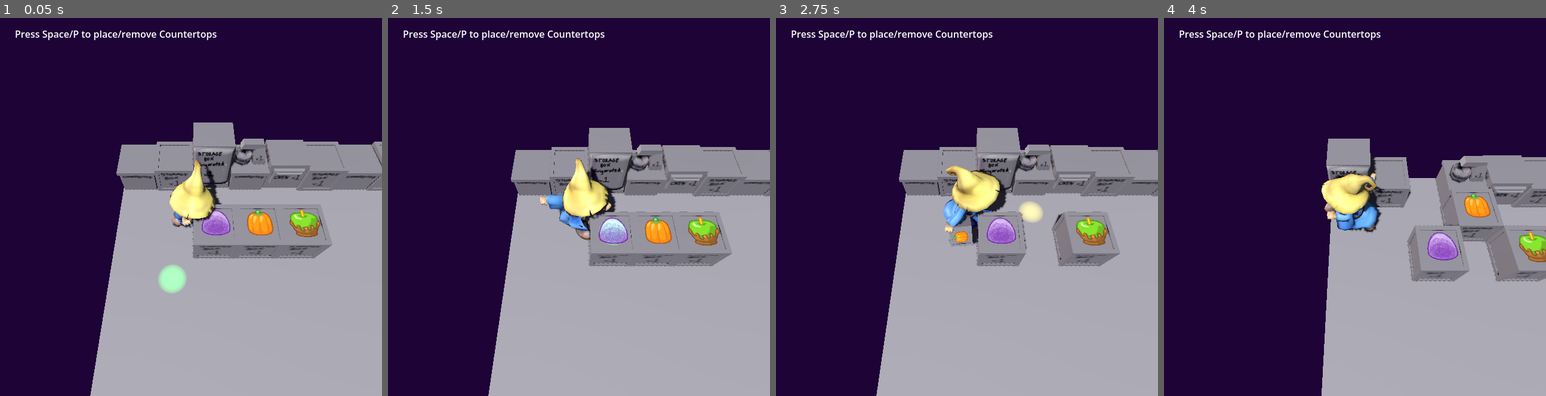
Above: before the commit, frames 1-4 (left to right).
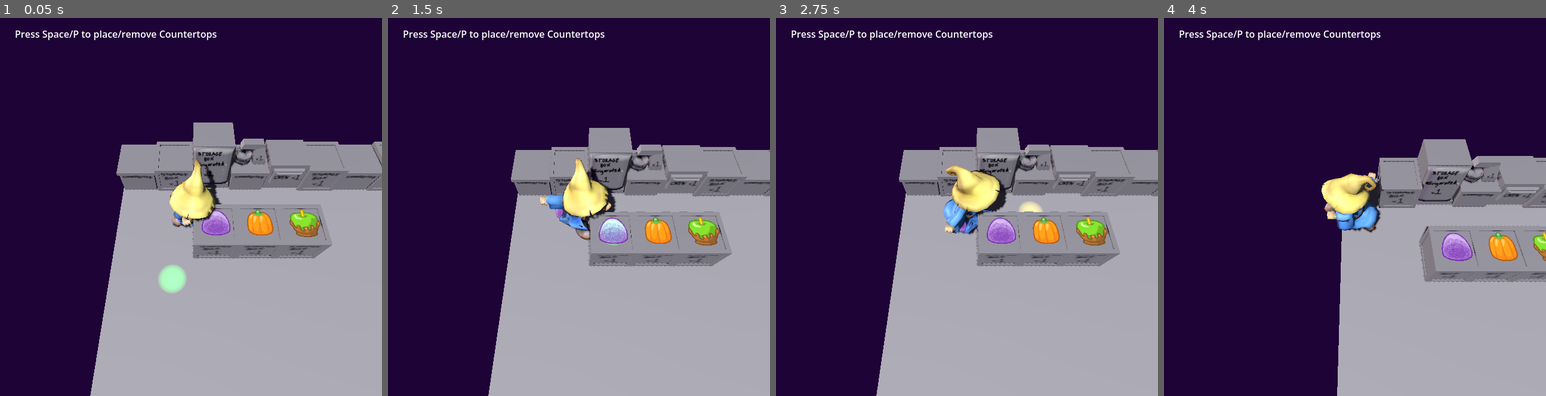
Above: after the commit, the same moments.

Repository: AdmiralPotato/halloween_game_2026
Game: Godot game, scene res://map/TilemapTest.tscn
Same seed, same stepped clock (60 frames per second), same inputs: the game is played once before the commit and once after it.
Inputs (mouse positions are in pixels of both pictures, inside the frame that each line leads up to):
- Up to frame 1 (0.05 s): no input
- Up to frame 2 (1.5 s): tap Space at 0.5, 1.25 s; move the mouse to (663, 184) at 0.52 s; hold Right (move_right) 0.53-1.28 s; tap P (pickup) at 0.6, 1.35 s; move the mouse to (502, 225) at 1.27 s; hold Down (move_down) from 1.28 s (still down)
- Up to frame 3 (2.75 s): tap Space at 2 s; move the mouse to (1005, 120) at 2.02 s; release Down (move_down) at 2.03 s; hold Right (move_right) from 2.03 s (still down); tap C (toggle_rearrange) at 2.1 s; tap P (pickup) at 2.3 s
- Up to frame 4 (4 s): tap Space at 2.75, 3.5 s; move the mouse to (1335, 282) at 2.77 s; release Right (move_right) at 2.78 s; hold Up (move_up) 2.78-3.53 s; tap P (pickup) at 2.85, 3.6 s; move the mouse to (1469, 263) at 3.52 s; hold Left (move_left) from 3.53 s (still down)

The runs differ from the first frame. In frame 2, less than 0.1% of the frame differs, in the area x 43-94%, y 39-54%; in frame 3, 1.5%; in frame 4, 9.6%, in the area x 41-100%, y 31-100%.
Error after the commit: Cannot call method 'get_child' on a null value. (res://map/furni_countertop.gd:6)

Commit message:
Rework item handling and add customers

Diff:
--- a/map/FurniCountertop.tscn
+++ b/map/FurniCountertop.tscn
@@ -16,3 +16,6 @@
 shape = SubResource("BoxShape3D_p33bg")
 
 [node name="countertop" parent="StaticBody3D" unique_id=1962611896 instance=ExtResource("2_l3uxt")]
+
+[node name="Item" type="Marker3D" parent="." unique_id=337456045]
+transform = Transform3D(1, 0, 0, 0, 1, 0, 0, 0, 1, 0, 0.9, 0)
--- a/map/FurniDisplaycase.tscn
+++ b/map/FurniDisplaycase.tscn
@@ -22,3 +22,6 @@
 pixel_size = 0.007
 text = "Display
 Case"
+
+[node name="Item" type="Marker3D" parent="." unique_id=1797907171]
+transform = Transform3D(1, 0, 0, 0, 1, 0, 0, 0, 1, 0, 1.1, 0)
--- a/map/FurniMixer.tscn
+++ b/map/FurniMixer.tscn
@@ -8,6 +8,7 @@
 
 [node name="FurniMixer" type="Node3D" unique_id=1615491916]
 script = ExtResource("1_lex5f")
+item_height = null
 
 [node name="StaticBody3D" type="StaticBody3D" parent="." unique_id=1407366706]
 
--- a/map/FurniSource.tscn
+++ b/map/FurniSource.tscn
@@ -202,4 +202,5 @@
 shaded = true
 alpha_cut = 1
 sprite_frames = SubResource("SpriteFrames_5qf2s")
-animation = &"1"
+animation = &"0"
+frame_progress = 0.11042661
--- /dev/null
+++ b/map/ItemNode.tscn
@@ -0,0 +1,194 @@
+[gd_scene format=3 uid="uid://dnr2litnwd06p"]
+
+[ext_resource type="Script" uid="uid://cy3x5ur0gdg0v" path="res://map/item_node.gd" id="1_3qeqy"]
+[ext_resource type="Texture2D" uid="uid://tdosspgn5nwg" path="res://assets/candy.png" id="2_kemff"]
+
+[sub_resource type="AtlasTexture" id="AtlasTexture_ywkj1"]
+atlas = ExtResource("2_kemff")
+region = Rect2(0, 0, 256, 256)
+
+[sub_resource type="AtlasTexture" id="AtlasTexture_3l3ir"]
+atlas = ExtResource("2_kemff")
+region = Rect2(256, 0, 256, 256)
+
+[sub_resource type="AtlasTexture" id="AtlasTexture_767mp"]
+atlas = ExtResource("2_kemff")
+region = Rect2(512, 0, 256, 256)
+
+[sub_resource type="AtlasTexture" id="AtlasTexture_fq0j4"]
+atlas = ExtResource("2_kemff")
+region = Rect2(0, 256, 256, 256)
+
+[sub_resource type="AtlasTexture" id="AtlasTexture_8dq5e"]
+atlas = ExtResource("2_kemff")
+region = Rect2(256, 256, 256, 256)
+
+[sub_resource type="AtlasTexture" id="AtlasTexture_d58ye"]
+atlas = ExtResource("2_kemff")
+region = Rect2(512, 256, 256, 256)
+
+[sub_resource type="AtlasTexture" id="AtlasTexture_au70w"]
+atlas = ExtResource("2_kemff")
+region = Rect2(0, 512, 256, 256)
+
+[sub_resource type="AtlasTexture" id="AtlasTexture_l8rme"]
+atlas = ExtResource("2_kemff")
+region = Rect2(256, 512, 256, 256)
+
+[sub_resource type="AtlasTexture" id="AtlasTexture_s7uw0"]
+atlas = ExtResource("2_kemff")
+region = Rect2(512, 512, 256, 256)
+
+[sub_resource type="AtlasTexture" id="AtlasTexture_etb2s"]
+atlas = ExtResource("2_kemff")
+region = Rect2(0, 0, 256, 256)
+
+[sub_resource type="AtlasTexture" id="AtlasTexture_pqqre"]
+atlas = ExtResource("2_kemff")
+region = Rect2(256, 0, 256, 256)
+
+[sub_resource type="AtlasTexture" id="AtlasTexture_37cvb"]
+atlas = ExtResource("2_kemff")
+region = Rect2(512, 0, 256, 256)
+
+[sub_resource type="AtlasTexture" id="AtlasTexture_mwa6a"]
+atlas = ExtResource("2_kemff")
+region = Rect2(0, 256, 256, 256)
+
+[sub_resource type="AtlasTexture" id="AtlasTexture_dv8o0"]
+atlas = ExtResource("2_kemff")
+region = Rect2(256, 256, 256, 256)
+
+[sub_resource type="AtlasTexture" id="AtlasTexture_jmyjr"]
+atlas = ExtResource("2_kemff")
+region = Rect2(512, 256, 256, 256)
+
+[sub_resource type="AtlasTexture" id="AtlasTexture_8djai"]
+atlas = ExtResource("2_kemff")
+region = Rect2(0, 512, 256, 256)
+
+[sub_resource type="AtlasTexture" id="AtlasTexture_m74tb"]
+atlas = ExtResource("2_kemff")
+region = Rect2(256, 512, 256, 256)
+
+[sub_resource type="AtlasTexture" id="AtlasTexture_rctwp"]
+atlas = ExtResource("2_kemff")
+region = Rect2(512, 512, 256, 256)
+
+[sub_resource type="SpriteFrames" id="SpriteFrames_bs0ua"]
+animations = [{
+"frames": [{
+"duration": 1.0,
+"texture": SubResource("AtlasTexture_ywkj1")
+}],
+"loop": 1,
+"name": &"0",
+"speed": 5.0
+}, {
+"frames": [{
+"duration": 1.0,
+"texture": SubResource("AtlasTexture_3l3ir")
+}],
+"loop": 1,
+"name": &"1",
+"speed": 5.0
+}, {
+"frames": [{
+"duration": 1.0,
+"texture": SubResource("AtlasTexture_767mp")
+}],
+"loop": 1,
+"name": &"2",
+"speed": 5.0
+}, {
+"frames": [{
+"duration": 1.0,
+"texture": SubResource("AtlasTexture_fq0j4")
+}],
+"loop": 1,
+"name": &"3",
+"speed": 5.0
+}, {
+"frames": [{
+"duration": 1.0,
+"texture": SubResource("AtlasTexture_8dq5e")
+}],
+"loop": 1,
+"name": &"4",
+"speed": 5.0
+}, {
+"frames": [{
+"duration": 1.0,
+"texture": SubResource("AtlasTexture_d58ye")
+}],
+"loop": 1,
+"name": &"5",
+"speed": 5.0
+}, {
+"frames": [{
+"duration": 1.0,
+"texture": SubResource("AtlasTexture_au70w")
+}],
+"loop": 1,
+"name": &"6",
+"speed": 5.0
+}, {
+"frames": [{
+"duration": 1.0,
+"texture": SubResource("AtlasTexture_l8rme")
+}],
+"loop": 1,
+"name": &"7",
+"speed": 5.0
+}, {
+"frames": [{
+"duration": 1.0,
+"texture": SubResource("AtlasTexture_s7uw0")
+}],
+"loop": 1,
+"name": &"8",
+"speed": 5.0
+}, {
+"frames": [{
+"duration": 1.0,
+"texture": SubResource("AtlasTexture_etb2s")
+}, {
+"duration": 1.0,
+"texture": SubResource("AtlasTexture_pqqre")
+}, {
+"duration": 1.0,
+"texture": SubResource("AtlasTexture_37cvb")
+}, {
+"duration": 1.0,
+"texture": SubResource("AtlasTexture_mwa6a")
+}, {
+"duration": 1.0,
+"texture": SubResource("AtlasTexture_dv8o0")
+}, {
+"duration": 1.0,
+"texture": SubResource("AtlasTexture_jmyjr")
+}, {
+"duration": 1.0,
+"texture": SubResource("AtlasTexture_8djai")
+}, {
+"duration": 1.0,
+"texture": SubResource("AtlasTexture_m74tb")
+}, {
+"duration": 1.0,
+"texture": SubResource("AtlasTexture_rctwp")
+}],
+"loop": 1,
+"name": &"default",
+"speed": 5.0
+}]
+
+[node name="ItemNode" type="Node3D" unique_id=184551138]
+script = ExtResource("1_3qeqy")
+metadata/_custom_type_script = "uid://cy3x5ur0gdg0v"
+
+[node name="Sprite" type="AnimatedSprite3D" parent="." unique_id=2077516189]
+transform = Transform3D(0.3, 0, 0, 0, -1.3113417e-08, 0.3, 0, -0.3, -1.3113417e-08, 0, 0, 0)
+shaded = true
+alpha_cut = 1
+sprite_frames = SubResource("SpriteFrames_bs0ua")
+animation = &"0"
--- /dev/null
+++ b/map/TestCustomer.tscn
@@ -0,0 +1,26 @@
+[gd_scene format=3 uid="uid://ccml46p73i4ae"]
+
+[ext_resource type="Script" uid="uid://byhpra7hsmfpy" path="res://map/test_customer.gd" id="1_d32tx"]
+
+[sub_resource type="CapsuleShape3D" id="CapsuleShape3D_a28pv"]
+radius = 0.375
+
+[sub_resource type="CapsuleMesh" id="CapsuleMesh_a28pv"]
+radius = 0.375
+
+[node name="TestCustomer" type="RigidBody3D" unique_id=564519824]
+axis_lock_linear_y = true
+axis_lock_angular_x = true
+axis_lock_angular_y = true
+axis_lock_angular_z = true
+gravity_scale = 0.0
+linear_damp = 5.0
+script = ExtResource("1_d32tx")
+
+[node name="CollisionShape3D" type="CollisionShape3D" parent="." unique_id=1871894636]
+transform = Transform3D(1, 0, 0, 0, 1, 0, 0, 0, 1, 0, 1, 0)
+shape = SubResource("CapsuleShape3D_a28pv")
+
+[node name="MeshInstance3D" type="MeshInstance3D" parent="." unique_id=243257236]
+transform = Transform3D(1, 0, 0, 0, 1, 0, 0, 0, 1, 0, 1, 0)
+mesh = SubResource("CapsuleMesh_a28pv")
--- a/map/TilemapTest.tscn
+++ b/map/TilemapTest.tscn
@@ -7,10 +7,10 @@
 [ext_resource type="PackedScene" uid="uid://03n546k1srnw" path="res://ui/debug_panel.tscn" id="4_8t2af"]
 
 [sub_resource type="BoxShape3D" id="BoxShape3D_el5rg"]
-size = Vector3(8, 1, 8)
+size = Vector3(8, 1, 12)
 
 [sub_resource type="BoxMesh" id="BoxMesh_el5rg"]
-size = Vector3(8, 1, 8)
+size = Vector3(8, 1, 12)
 
 [sub_resource type="WorldBoundaryShape3D" id="WorldBoundaryShape3D_8t2af"]
 plane = Plane(1, 0, 0, 0)
@@ -37,6 +37,7 @@
 [node name="TilemapTest" type="Node3D" unique_id=1389805114]
 process_physics_priority = -1
 script = ExtResource("1_0n275")
+customer_spawn_time_range = null
 
 [node name="Tilemap" type="Node3D" parent="." unique_id=991694847]
 script = ExtResource("2_xtlfy")
@@ -55,7 +56,7 @@
 ingredient_type = 5
 
 [node name="Floor" type="StaticBody3D" parent="." unique_id=2097173625]
-transform = Transform3D(1, 0, 0, 0, 1, 0, 0, 0, 1, 4, -0.5, 4)
+transform = Transform3D(1, 0, 0, 0, 1, 0, 0, 0, 1, 4, -0.5, 6)
 
 [node name="FloorBox" type="CollisionShape3D" parent="Floor" unique_id=647389857]
 shape = SubResource("BoxShape3D_el5rg")
@@ -64,20 +65,22 @@
 mesh = SubResource("BoxMesh_el5rg")
 
 [node name="WallNX" type="CollisionShape3D" parent="Floor" unique_id=2049535826]
-transform = Transform3D(1, 0, 0, 0, 1, 0, 0, 0, 1, -4, 0.5, -4)
+transform = Transform3D(1, 0, 0, 0, 1, 0, 0, 0, 1, -4, 0.5, -6)
 shape = SubResource("WorldBoundaryShape3D_8t2af")
 
 [node name="WallNZ" type="CollisionShape3D" parent="Floor" unique_id=154043353]
-transform = Transform3D(1, 0, 0, 0, 1, 0, 0, 0, 1, -4, 0.5, -4)
+transform = Transform3D(1, 0, 0, 0, 1, 0, 0, 0, 1, -4, 0.5, -6)
 shape = SubResource("WorldBoundaryShape3D_0vrjm")
 
 [node name="WallPX" type="CollisionShape3D" parent="Floor" unique_id=1048482900]
-transform = Transform3D(1, 0, 0, 0, 1, 0, 0, 0, 1, 4, 0.5, 4)
+transform = Transform3D(1, 0, 0, 0, 1, 0, 0, 0, 1, 4, 0.5, 6)
 shape = SubResource("WorldBoundaryShape3D_8g1d1")
 
 [node name="WallPZ" type="CollisionShape3D" parent="Floor" unique_id=331193442]
-transform = Transform3D(1, 0, 0, 0, 1, 0, 0, 0, 1, 4, 0.5, 4)
+transform = Transform3D(1, 0, 0, 0, 1, 0, 0, 0, 1, 4, 0.5, 6)
 shape = SubResource("WorldBoundaryShape3D_a28pv")
+
+[node name="Customers" type="Node3D" parent="." unique_id=1606353682]
 
 [node name="TestPlayer" parent="." unique_id=1707035649 instance=ExtResource("3_8t2af")]
 transform = Transform3D(1, 0, 0, 0, 1, 0, 0, 0, 1, 2, 0, 2)
@@ -115,3 +118,9 @@
 offset_right = 379.0
 offset_bottom = 45.0
 text = "Press Space/P to place/remove Countertops"
+
+[node name="SpawnCustomer" type="Timer" parent="." unique_id=982563971]
+wait_time = 2.0
+one_shot = true
+
+[connection signal="timeout" from="SpawnCustomer" to="." method="_on_spawn_customer_timeout"]
--- a/map/furni_countertop.gd
+++ b/map/furni_countertop.gd
@@ -1,6 +1,24 @@
 class_name FurniCountertop
 extends FurniNode
 
-func item_can_fit(_other_item: ItemNode) -> bool:
-	# Any item can fit on a countertop
-	return true
+var item: ItemNode:
+	get:
+		return $Item.get_child(0)
+	set(it):
+		while $Item.get_child_count() > 0:
+			$Item.remove_child($Item.get_child(0))
+		if it:
+			if it.is_inside_tree():
+				it.reparent($Item, false)
+			else:
+				$Item.add_child(it)
+			it.transform = Transform3D()
+
+func accept_item(item: ItemNode) -> ItemNode:
+	var old_item := self.item
+	self.item = item
+	return old_item
+
+
+func provide_item() -> ItemNode:
+	return item
--- a/map/furni_node.gd
+++ b/map/furni_node.gd
@@ -2,11 +2,15 @@
 extends BaseMapNode
 class_name FurniNode
 
-@export var item_height = 1;
+var locked := false
 
-## Return true if the given item can be placed on/in this furniture.
-@abstract
-func item_can_fit(other_item: ItemNode) -> bool;
+## Called to see if this furni can be picked up.
+##
+## This method defers to the locked member variable; if you add more conditions
+## under which the furni can or can't be taken, you may wish to `and super()`
+## so that locked is still heeded.
+func can_take() -> bool:
+	return not locked
 
 ## Called when you have been placed on a tile. Also called when you enter the
 ## scene, if you *are* in place on a Tilemap.
@@ -21,6 +25,17 @@
 	$StaticBody3D/CollisionShape3D.disabled = true
 
 
+## Called when the player tries to pick up an item from this tile
+func provide_item() -> ItemNode:
+	return null
+
+
+## Called when the player tries to place an item on this tile; returns the item
+## the player should be holding after this interaction.
+func accept_item(item: ItemNode) -> ItemNode:
+	return item
+
+
 func _ready():
 	if get_parent() is Tilemap:
 		unpack()
--- a/map/furni_source.gd
+++ b/map/furni_source.gd
@@ -2,26 +2,19 @@
 class_name FurniSource
 extends FurniNode
 
-enum IngredientType {
-	PEANUTBUTTER_CUP,
-	DUMDUM,
-	TAFFY,
-	PUMPKIN,
-	CANDY_CORN,
-	CARAMEL_APPLE,
-	STARBURST,
-	GUMDROP,
-	KISS,
-}
+const ITEM_SCENE := preload("res://map/ItemNode.tscn")
 
-@export var ingredient_type: IngredientType:
+@export var ingredient_type: ItemNode.IngredientType:
 	set(value):
 		$StaticBody3D/CandySprite.play("%d" % value)
 		ingredient_type = value
 
-func item_can_fit(_other_item: ItemNode) -> bool:
-	# Any item can fit on a countertop
-	return true
-
 func _ready():
 	ingredient_type = ingredient_type
+
+func provide_item() -> ItemNode:
+	var item: ItemNode = ITEM_SCENE.instantiate()
+	add_child(item)
+	item.global_position = $StaticBody3D/CandySprite.global_position
+	item.ingredient_type = ingredient_type
+	return item
--- a/map/item_node.gd
+++ b/map/item_node.gd
@@ -1,8 +1,24 @@
-@abstract
 extends BaseMapNode
 class_name ItemNode
 
+enum IngredientType {
+	PEANUTBUTTER_CUP,
+	DUMDUM,
+	TAFFY,
+	PUMPKIN,
+	CANDY_CORN,
+	CARAMEL_APPLE,
+	STARBURST,
+	GUMDROP,
+	KISS,
+}
+
+@export var ingredient_type: ItemNode.IngredientType:
+	set(value):
+		$Sprite.play("%d" % value)
+		ingredient_type = value
+
 ## If the given item can be combined with this item, do it, and return true.
 ## Otherwise, return false;
-@abstract
-func attempt_combine(other_item: ItemNode) -> bool;
+func attempt_combine(other_item: ItemNode) -> bool:
+	return false
--- /dev/null
+++ b/map/test_customer.gd
@@ -0,0 +1,129 @@
+class_name TestCustomer
+extends RigidBody3D
+
+# TODO: refactor this into a common base with TestPlayer
+#region from player
+## How much force the birb can apply on a given axis
+@export var movement_force := 30
+## How fast the birb wants to go when a given axis is maxed out
+@export var movement_speed := 8
+## How fast the birb wants to turn in RADIANS per second
+@export var turn_speed := TAU
+#endregion
+
+@abstract class State extends RefCounted:
+	var owner: TestCustomer
+
+	func _init(owner: TestCustomer):
+		self.owner = owner
+
+	@abstract func tick(delta: float) -> State
+
+
+class Leave extends State:
+	func tick(delta: float) -> State:
+		owner.queue_free()
+		return null
+
+
+class Dwell extends State:
+	var until: float
+
+	func _init(owner: TestCustomer, duration: float):
+		super(owner)
+		until = owner.time_in_scene + duration
+
+	func tick(delta: float) -> State:
+		if owner.time_in_scene >= until:
+			return ChooseState.new(owner)
+		return null
+
+
+class WanderTo extends State:
+	const NOWHERE = Vector2i(-1, -1)
+	const RECOMPUTE_TIME = 5000  # ms
+	const CLOSE = 0.3  # within _about_ 0.1m
+
+	var to: Vector2i
+	var path: PackedVector2Array
+	var next_path_recompute := 0
+	var next_state: State
+
+	func _init(owner: TestCustomer, to: Vector2i = NOWHERE, next: State = null):
+		super(owner)
+		if to == NOWHERE:
+			to = Global.tilemap.pick_open_point()
+		if not next:
+			next = Dwell.new(owner, randf_range(2.0, 6.0))
+		next_state = next
+		self.to = to
+
+	func recompute():
+		path = Global.tilemap.pathfinder.get_point_path(
+				owner.get_gridpt(),
+				to,
+				true,
+		)
+		next_path_recompute = Time.get_ticks_msec() + RECOMPUTE_TIME
+
+	static func is_close(pa: Vector3, pb: Vector3) -> bool:
+		return pa.distance_squared_to(pb) <= CLOSE
+
+	func pop_nearby_pts():
+		while path.size() > 0 and is_close(owner.position, owner.to_worldpt(path[0])):
+			path.remove_at(0)
+
+	func tick(delta: float) -> State:
+		if is_close(owner.position, owner.to_worldpt(to)):
+			return next_state
+		if Time.get_ticks_msec() >= next_path_recompute:
+			recompute()
+		pop_nearby_pts()
+		if path.size() > 0:
+			owner.set_target_gridpt(path[0])
+		else:
+			owner.target = null
+		return null
+
+
+class ChooseState extends State:
+	func tick(delta: float) -> State:
+		# TODO: figure out what we want to do
+		var new_state := WanderTo.new(owner)
+		if owner.time_in_scene > 15.0:
+			new_state.next_state = Leave.new(owner)
+		return new_state
+
+
+var time_in_scene := 0.0
+var target = null  # null | Vector3
+var state: State = ChooseState.new(self)
+
+func to_worldpt(v: Vector2i) -> Vector3:
+	return Vector3(v.x + 0.5, 0, v.y + 0.5)
+
+func set_target_gridpt(v: Vector2i):
+	target = to_worldpt(v)
+
+func get_gridpt(pos = null) -> Vector2i:
+	if pos == null:
+		pos = position
+	return Vector2i(Vector2(pos.x, pos.z).floor())
+
+func _physics_process(delta: float) -> void:
+	time_in_scene += delta
+	var new_state = state.tick(delta)
+	while new_state:
+		# Loop to give zero-frame delays to things like ChooseState. This somewhat
+		# complicates frame timing decisions for some other things like Dwell, but
+		# not in ways that matter much.
+		state = new_state
+		new_state = state.tick(delta)
+
+	if target:
+		var dir: Vector3 = (position - target).normalized()
+		var motion := Vector2(dir.x, dir.z) * movement_speed
+		constant_force = (Vector3(motion.x, 0, motion.y) - linear_velocity)\
+				.clamp(-Vector3.ONE, Vector3.ONE) * movement_force
+		if motion.length_squared() >= 0.3:
+			rotation.y += angle_difference(motion.angle(), rotation.y) * turn_speed * delta
--- a/map/test_player.gd
+++ b/map/test_player.gd
@@ -1,8 +1,6 @@
 extends RigidBody3D
 
-const HAND_POS = Vector3(0.0, -0.5, 0.5)
 const SMOL = Vector3.ONE * 0.5
-const TWEEN_TIME = 0.1
 
 ## How much force the birb can apply on a given axis
 @export var movement_force := 30
@@ -44,15 +42,18 @@
 		var target_tile := Global.tilemap.find_tile(self.position, basis.z, 1.4)
 		var tilemap := Global.tilemap
 		var old_held := held_object
-		if held_object is FurniNode || in_rearrange_mode:
+		if held_object is FurniNode or (not held_object and in_rearrange_mode):
 			# doesn't matter if we're in rearrange mode if we're already holding furni
 			held_object = Global.tilemap.swap_furni(target_tile, held_object)
-		elif held_object is ItemNode || !in_rearrange_mode:
+		elif held_object is ItemNode or (not held_object and not in_rearrange_mode):
 			held_object = Global.tilemap.swap_item(target_tile, held_object)
-		# If we're holding an object now, it's because we picked one up.
-		if held_object:
-			carry_node.add_child(held_object)
+		# If we're holding an object now, and it's a new one we picked up...
+		if held_object and held_object != old_held:
+			if held_object.is_inside_tree():
+				held_object.reparent(carry_node, false)
+			else:
+				carry_node.add_child(held_object)
 			held_object.transform = Transform3D(Basis().scaled(SMOL), Vector3.ZERO)
 			held_object.animate_to_current_transform()
-		if old_held:
+		if old_held and held_object != old_held:
 			old_held.animate_to_current_transform()
--- a/map/tilemap.gd
+++ b/map/tilemap.gd
@@ -5,13 +5,15 @@
 
 class Tile extends RefCounted:
 	var furni: FurniNode
-	var item: ItemNode
 
 var tiles: Dictionary[Vector2i, Tile]
+var pathfinder := AStarGrid2D.new()
 
 func create_slots(minCoord: Vector2i, size: Vector2i, ...extra_args):
 	var args = extra_args
 	args.insert(0, null)
+	pathfinder.region = Rect2i(minCoord, size)
+	pathfinder.update()
 	for x in range(minCoord.x, minCoord.x+size.x):
 		for y in range(minCoord.y, minCoord.y+size.y):
 			var xy := Vector2i(x, y)
@@ -23,11 +25,13 @@
 			var node_name := "Furni%d_%d" % [x, y]
 			if self.has_node(node_name):
 				tile.furni = self.get_node(node_name)
+				pathfinder.set_point_solid(xy)
 			tiles.set(xy, tile)
 
 ## Forget everything we think we know about tiles.
 func clear():
 	tiles.clear()
+	pathfinder.clear()
 
 ## Returns the coordinates of a tile that someone standing at `position` and
 ## facing `facing` (a unit vector) should be interacting with / picking up from
@@ -73,11 +77,14 @@
 	var tile := _get_tile(xy)
 	if !tile: return new_node
 	var old_node := tile.furni
+	if old_node and not old_node.can_take():
+		return new_node
 	if old_node:
 		old_node.store_global_transform()
 		old_node.name = "FurniPickedUp"
 		remove_child(old_node)
 		old_node.pack()
+		pathfinder.set_point_solid(xy, false)
 	tile.furni = new_node
 	if new_node:
 		new_node.store_global_transform()
@@ -88,38 +95,27 @@
 		new_node.transform = Transform3D(Basis(), Vector3(xy.x+0.5, 0.0, xy.y+0.5))
 		new_node.name = "Furni%d_%d" % [xy.x, xy.y]
 		new_node.unpack()
-	if tile.item:
-		if tile.furni && tile.furni.has_property("item_height"):
-			tile.item.position.y = tile.furni.item_height
-		else:
-			tile.item.position.y = 0.0
+		pathfinder.set_point_solid(xy, true)
 	return old_node
 
-## If there is a tile at the given coordinates, this swaps the new node into
-## place as an item. If there was an old item node, returns that. Otherwise,
-## returns null.
+## Ask the furni at the given position to pick up/drop an item. Returns the item
+## the player should be left holding (which may be the one given).
 ##
-## Removes the old node from our list of children, and adds the new node to our
-## list of children. We will translate the new node appropriately. YOU are
-## responsible for setting the translation of the returned node / ensuring it is
-## a child of whomever it needs to be.
-##
-## NOTE: If we are placing an item, and there is furni, and that furni has a
-## "placed_item_height" property, that will be used to decide the new Y
-## translation. Otherwise it will be 0.
+## This method does *not* adjust the tree/hierarchy in any way. Individual furnis
+## may, however; users should be prepared to cope with any in- or out-of-tree
+## nodes returned.
 func swap_item(xy: Vector2i, new_node: ItemNode) -> ItemNode:
 	var tile := _get_tile(xy)
 	if !tile: return new_node
-	var old_node := tile.item
-	if old_node:
-		remove_child(old_node)
-	tile.item = new_node
+	if not tile.furni: return new_node
 	if new_node:
-		add_child(new_node)
-		new_node.position = Vector3(xy.x+0.5, 0.0, xy.y+0.5)
-		if tile.furni && tile.furni.has_property("item_height"):
-			new_node.position.y = tile.furni.item_height
-	return old_node
+		new_node.store_global_transform()
+		return tile.furni.accept_item(new_node)
+	else:
+		var item = tile.furni.provide_item()
+		if item:
+			item.store_global_transform()
+		return item
 
 ## If there is a tile at the given coordinates, this attempts to combine the
 ## given item with an item already on the tile. If there is no item, this ends
@@ -147,6 +143,7 @@
 	return null
 
 func _init():
+	pathfinder.diagonal_mode = AStarGrid2D.DIAGONAL_MODE_ONLY_IF_NO_OBSTACLES
 	if Engine.is_editor_hint():
 		# It's tempting to just reference EditorInterface here, but this singleton
 		# isn't available in exports (naturally). Somewhat surprisingly, even
@@ -173,3 +170,9 @@
 			child.name = "Item%d_%d" % [tile_x, tile_y]
 			child.position.x = tile_x + 0.5
 			child.position.z = tile_y + 0.5
+
+func pick_open_point() -> Vector2i:
+	return pathfinder.get_point_data_in_region(pathfinder.region)\
+			.filter(func(pt: Dictionary): return not pt.solid)\
+			.pick_random()\
+			.position
--- a/map/tilemap_test.gd
+++ b/map/tilemap_test.gd
@@ -9,6 +9,10 @@
 const FURNI_SOURCE := preload("res://map/FurniSource.tscn")
 const FURNI_STORAGE := preload("res://map/FurniStorage.tscn")
 
+const FURNI_DISPLAYCASE := preload("res://map/FurniDisplaycase.tscn")
+const FURNI_WALL := FURNI_FRIDGE
+const FURNI_REGISTER := preload("res://map/FurniCashregister.tscn")
+
 const FURNI_LIST := [
 	FURNI_COUNTERTOP,
 	FURNI_CUTTINGBOARD,
@@ -18,11 +22,19 @@
 	FURNI_STORAGE,
 ];
 
-@export var number_of_tiles := Vector2i(8, 8):
+@export var number_of_tiles := Vector2i(8, 12):
 	set(x):
 		number_of_tiles = x
 		if is_node_ready():
 			update_floor()
+
+@export var customer_spawn_time_range := Vector2(3.0, 15.0)
+
+func get_customer_spawn_time() -> float:
+	return randf_range(
+			customer_spawn_time_range.x,
+			customer_spawn_time_range.y,
+	)
 
 func _ready():
 	update_floor()
@@ -32,17 +44,28 @@
 	for x in range(0, number_of_tiles.x):
 		var FurniPiece = FURNI_LIST[x % FURNI_LIST.size()]
 		$Tilemap.swap_furni(Vector2i(x,0), FurniPiece.instantiate())
-		$Tilemap.swap_furni(Vector2i(x,number_of_tiles.y - 1), FurniPiece.instantiate())
 
-	#var ingredientSource : FurniSource# = FURNI_SOURCE.instantiate();
-	#ingredientSource.ingredient_type = FurniSource.IngredientType.GUMDROP
-	#$Tilemap.swap_furni(Vector2i(2,2), ingredientSource)
-	#ingredientSource = FURNI_SOURCE.instantiate();
-	#ingredientSource.ingredient_type = FurniSource.IngredientType.PUMPKIN
-	#$Tilemap.swap_furni(Vector2i(3,2), ingredientSource)
-	#ingredientSource = FURNI_SOURCE.instantiate();
-	#ingredientSource.ingredient_type = FurniSource.IngredientType.CARAMEL_APPLE
-	#$Tilemap.swap_furni(Vector2i(4,2), ingredientSource)
+	build_storefront()
+	$SpawnCustomer.start(get_customer_spawn_time())
+
+func build_storefront():
+	for x in range(number_of_tiles.x):
+		for y in range(number_of_tiles.y - 4, number_of_tiles.y):
+			var pt = Vector2i(x, y)
+			var tile = null
+			match number_of_tiles.y - y:
+				4:
+					if number_of_tiles.x - x > 2:
+						tile = FURNI_WALL.instantiate()
+				2:
+					if x == 0:
+						tile = FURNI_REGISTER.instantiate()
+					else:
+						tile = FURNI_DISPLAYCASE.instantiate()
+			if tile:
+				tile.locked = true
+			$Tilemap.swap_furni(pt, tile)
+
 
 func update_floor():
 	$Tilemap.clear()
@@ -72,3 +95,8 @@
 		$PlayerInteractIndicator.light_color = Color("ddcc31")
 	else:
 		$PlayerInteractIndicator.light_color = Color("1fff52")
+
+
+func _on_spawn_customer_timeout() -> void:
+	print("would spawn a customer")
+	$SpawnCustomer.start(get_customer_spawn_time())
Not shown, added: map/test_customer.gd.uid
